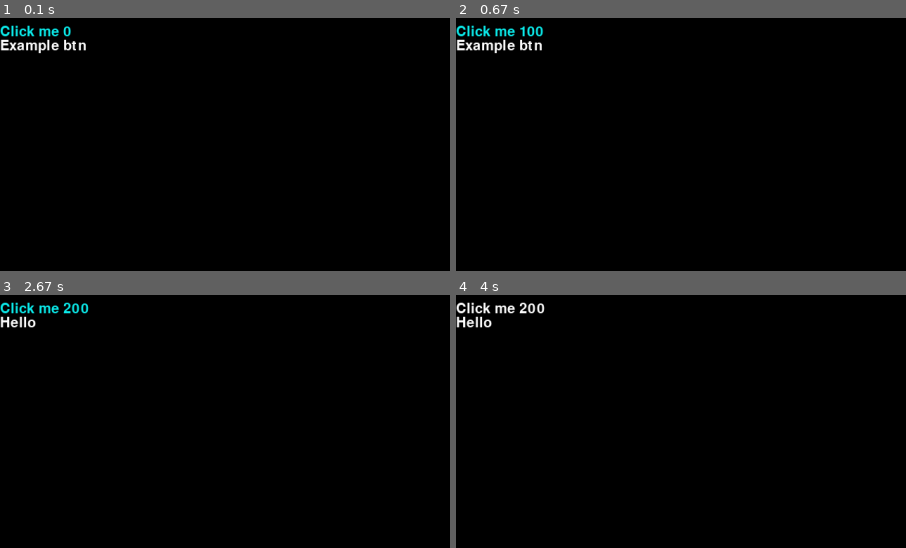
Above: before the commit, frames 1-4 (two rows, left to right).
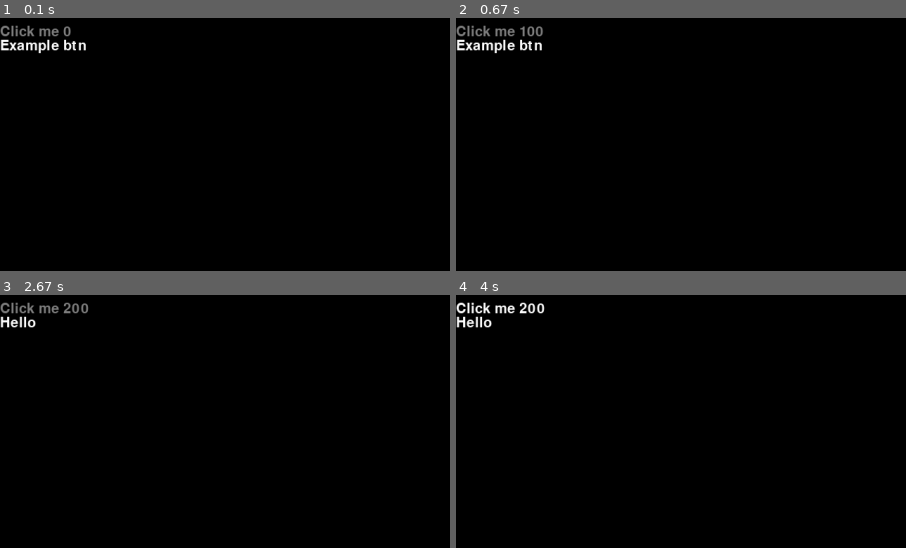
Above: after the commit, the same moments.

Repository: cubewhy/pyvn
Game: pygame game, started from main.py
The game is run twice, just before and just after one commit, with the same random seed, the same clock (stepped at 60 frames per second) and the same inputs.
Inputs (mouse positions are % of the whole screen's width and height, from its top left):
- Up to frame 1 (0.1 s): no input
- Up to frame 2 (0.67 s): click "Click me 0" at 0.38 s
- Up to frame 3 (2.67 s): press the mouse at (5, 2) at 0.7 s; move the mouse to (38, 19) at 0.8 s; release the mouse at (71, 37) at 0.93 s; click "Example btn" at 2.05 s; click "Click me 100" at 2.38 s
- Up to frame 4 (4 s): press the mouse at (2, 6) at 2.7 s; move the mouse to (10, 17) at 2.8 s; release the mouse at (18, 28) at 2.93 s
The pictures show only the part of the screen within x 0-50%, y 0-50%; the shares and areas given below are measured in that part.

The runs differ from the first frame. In frame 1, 0.4% of the frame differs, in the area x 0-16%, y 2-8%; in frame 2, 0.4%; in frame 3, 0.5%, in the area x 0-20%, y 2-8%; in frame 4, nothing differs.

Commit message:
feat: custom button color

Diff:
--- a/main.py
+++ b/main.py
@@ -15,7 +15,7 @@
     layout = VerticalLayout()
 
     ui.set_base_layout(layout)
-    if layout.add(Button("Click me " + str(state.num_counter)).padding(10)).is_clicked():
+    if layout.add(Button("Click me " + str(state.num_counter)).padding(10).clicked_color((255, 255, 0))).is_clicked():
         # add the add counter
         state.num_counter += 100
 
--- a/pyvn/__init__.py
+++ b/pyvn/__init__.py
@@ -2,7 +2,6 @@
 from typing import Callable, Generic, TypeVar
 import pygame
 
-from pyvn.components import Component
 from pyvn.events.bus import EventBus
 from pyvn.events.mouse import (
     MouseClickedEvent,
--- a/pyvn/components/button.py
+++ b/pyvn/components/button.py
@@ -1,19 +1,26 @@
 from typing import Self
 
-from pyvn.events.mouse import MouseClickedEvent, MouseOutEvent, MouseOverEvent
+import pygame
+
+from pyvn.events.mouse import MouseDownEvent, MouseOutEvent, MouseOverEvent
 from pyvn.renderers import Renderer
 from pyvn.components import Component
+from pyvn.types import ColorValue
 
 
 class Button(Component):
     def __init__(self, text: str = "") -> None:
         super().__init__()
         self._text = text
-        self._text_color = (255, 255, 255)
-        self._hover_color = ()
+
+        self._text_color: ColorValue = (255, 255, 255)
+        self._hover_color: ColorValue | None = (128, 128, 128)
+        self._clicked_color: ColorValue | None = None
+
+        self._current_text_color = self._text_color
 
     def render(self, renderer: Renderer, position: (int, int)) -> None:
-        renderer.render_text(position, self._text, self.font, self._text_color)
+        renderer.render_text(position, self._text, self.font, self._current_text_color)
 
     def get_size(self) -> (int, int):
         return self.font.size(self._text)
@@ -22,8 +29,26 @@
         self._text = text
         return self
 
+    def hovered_color(self, color: ColorValue | None) -> Self:
+        self._hover_color = color
+        return self
+
+    def text_color(self, color: ColorValue | None) -> Self:
+        self._text_color = color
+        return self
+
+    def clicked_color(self, color: ColorValue | None) -> Self:
+        self._clicked_color = color
+        return self
+
     def on_mouse_over(self, event: MouseOverEvent) -> None:
-        self._text_color = (14, 237, 237)
+        # TODO: use self.ui to get clicked button
+        if pygame.mouse.get_pressed(3)[0]:
+            self._current_text_color = (
+                self._clicked_color or self._hover_color or self._text_color
+            )
+        else:
+            self._current_text_color = self._hover_color or self._text_color
 
     def on_mouse_out(self, event: MouseOutEvent) -> None:
-        self._text_color = (255, 255, 255)
+        self._current_text_color = self._text_color
--- a/pyvn/layouts/vertical.py
+++ b/pyvn/layouts/vertical.py
@@ -1,5 +1,5 @@
 from copy import deepcopy
-from pyvn import Component
+from pyvn.components import Component
 from pyvn.layouts import Layout
 
 
